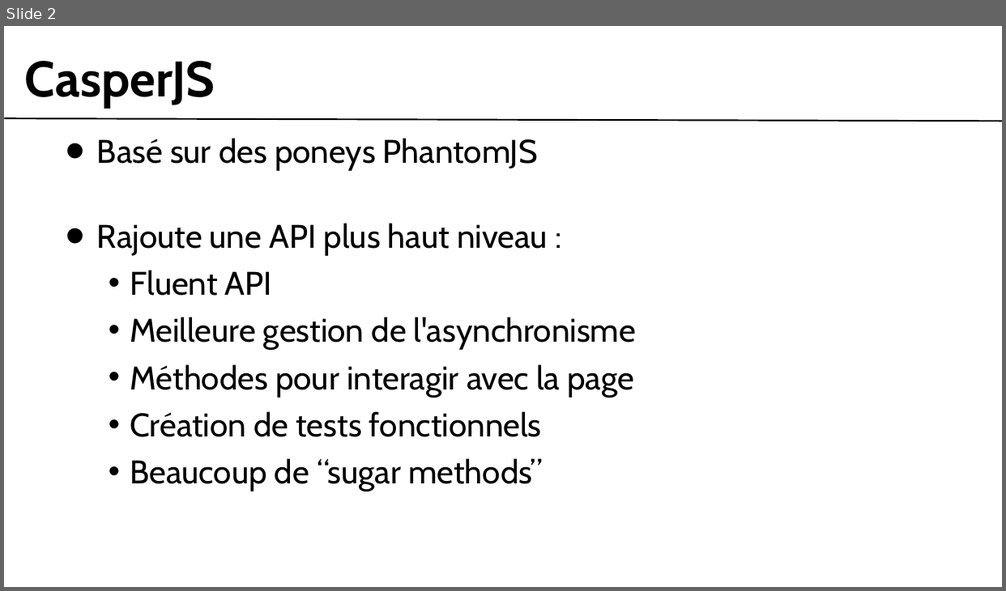
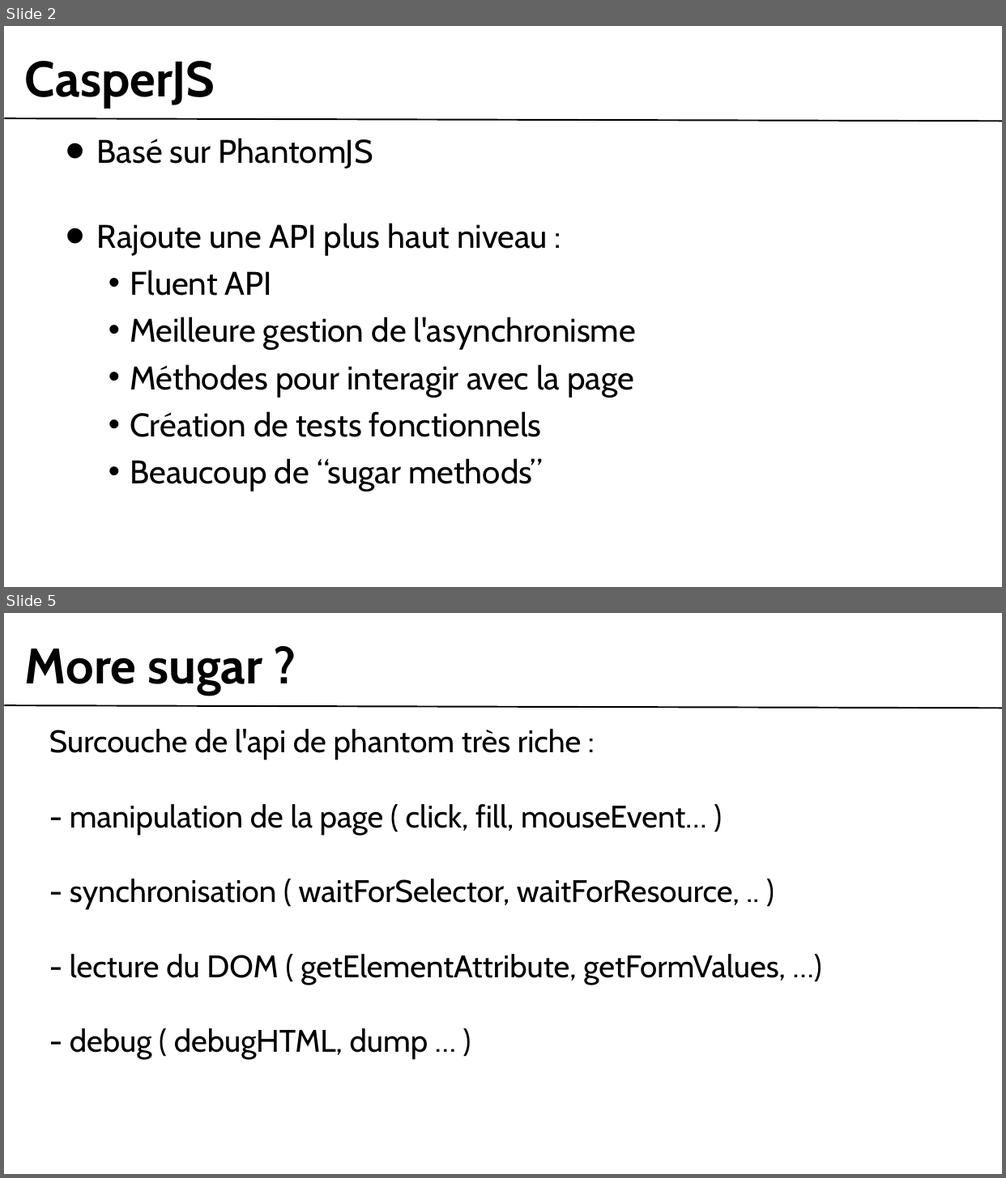
Before and after one commit to gobengo/devoxx-panorama-js-testing, a slide deck: doc/casper_part.ppt. Shown one above the other, each under a label of ours: slide 2 before the commit, slides 2 and 5 after it; the slides between them are not shown. The pictures are 1006x591 and 1006x1178 pixels, drawn with LibreOffice and Linux fonts; fonts in the diff are those of the drawing; background and template pictures are left out. Boxes give left, top, right and bottom in pixels: in the first picture for what was removed or moved away, otherwise in the second. Text is boxed around its words. In the diff, an @@ line names an element or a change of style, - is before the commit and + after.

Commit message:
relecture phantomjs & casperjs done.

```diff
--- a/doc/casper_part.ppt
+++ b/doc/casper_part.ppt
@@ slide 5 added at (4, 613, 1002, 1174), background #FFFFFF; not listed: 1 template element that a slide beside it also shows @@
@@ text added at (25, 649, 263, 695), 64 pt, text #000000, bold @@
+More sugar ?
@@ text added at (49, 729, 786, 1059), 40 pt, text #000000 @@
+Surcouche de l'api de phantom très riche :
+- manipulation de la page ( click, fill, mouseEvent… )
+- synchronisation ( waitForSelector, waitForResource, .. )
+- lecture du DOM ( getElementAttribute, getFormValues, …)
+- debug ( debugHTML, dump … )
@@ slide 2 changed as well @@
@@ text at (97, 138, 373, 169): text changed @@
-• Basé sur des poneys PhantomJS
+• Basé sur PhantomJS
```
Also in this commit, not shown: 2 other slides changed, 4 other slides added, 5 slides removed, 3 other files.
